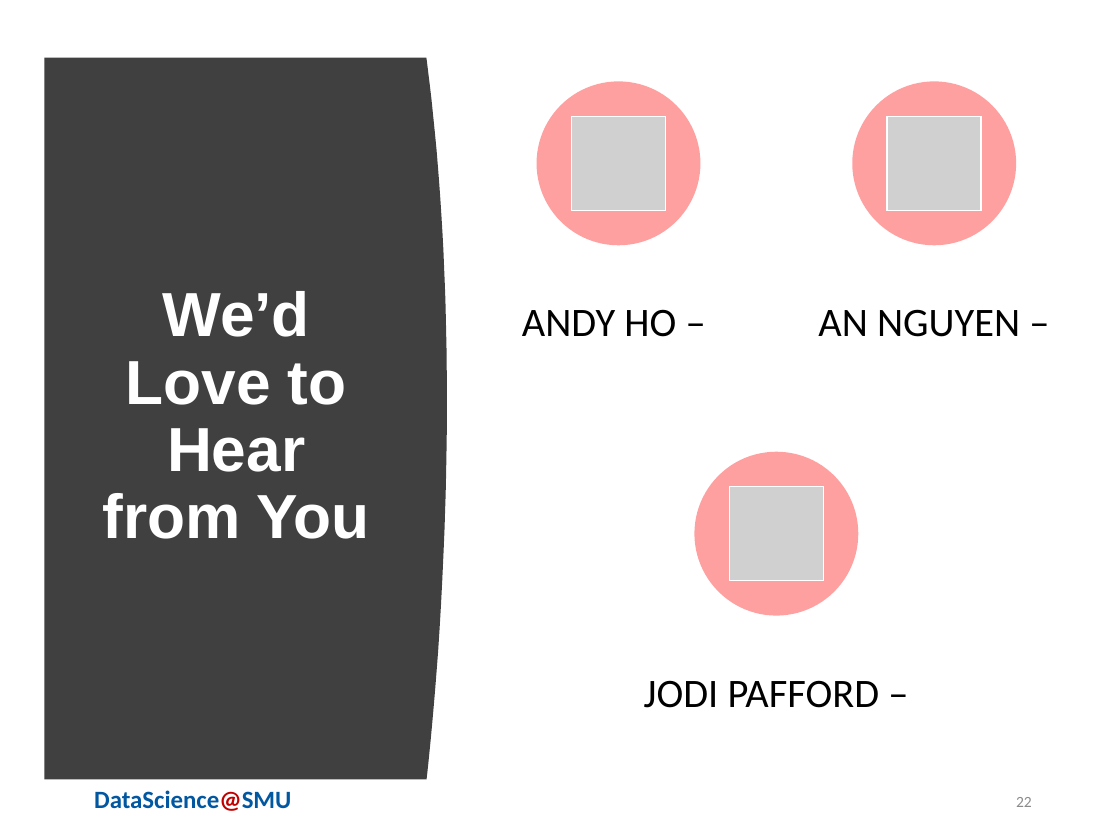
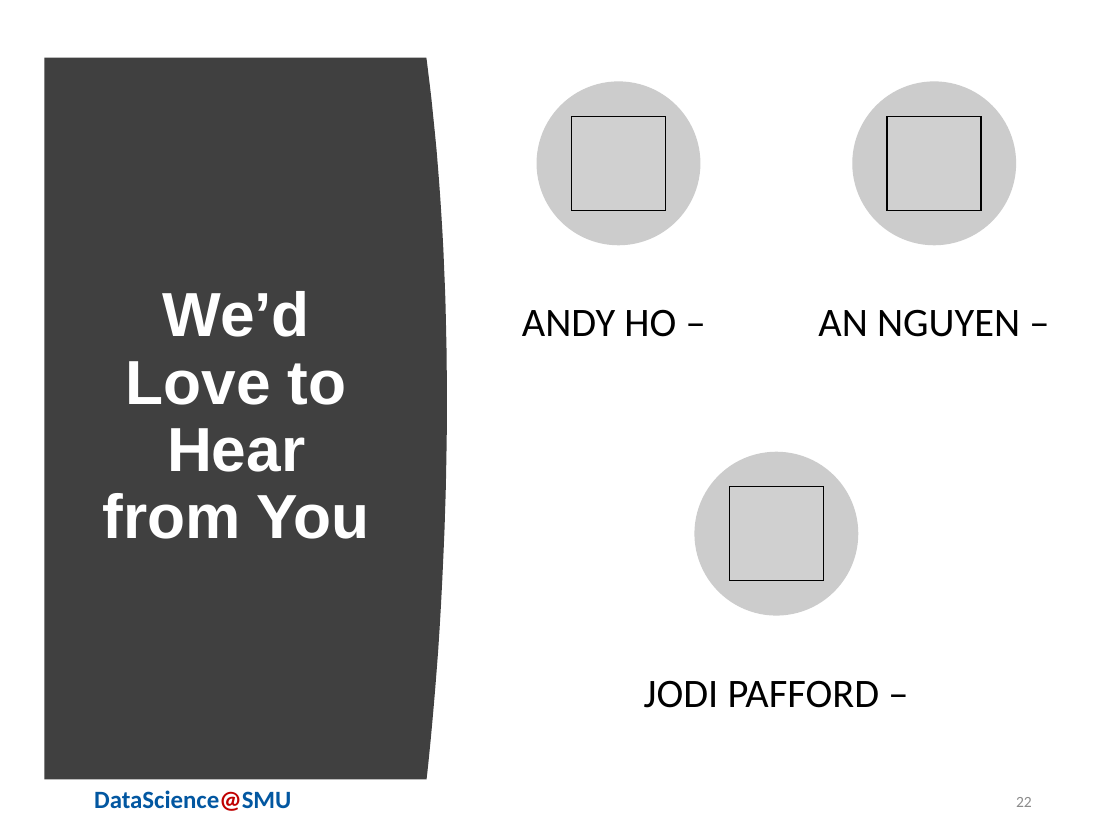
Before and after one commit to anhainguyen82/Capstone, a slide deck: slide 22 of MSDSPresentationDRAFT.pptx. Drawn at 1120x840 pixels with LibreOffice and Linux fonts; fonts in the diff are those of the drawing; grey boxes stand for pictures; background and template pictures are left out. Boxes give left, top, right and bottom in pixels: in the first picture for what was removed or moved away, otherwise in the second. Text is boxed around its words. In the diff, an @@ line names an element or a change of style, - is before the commit and + after.

```diff
--- a/MSDSPresentationDRAFT.pptx
+++ b/MSDSPresentationDRAFT.pptx
@@ fill #FF4343 at 50% opacity to #CCCCCC in 3 elements at (536,82,700,245), (852,82,1016,245), (694,451,858,615) @@
```
Also in this commit, not shown: 3 other slides changed.
